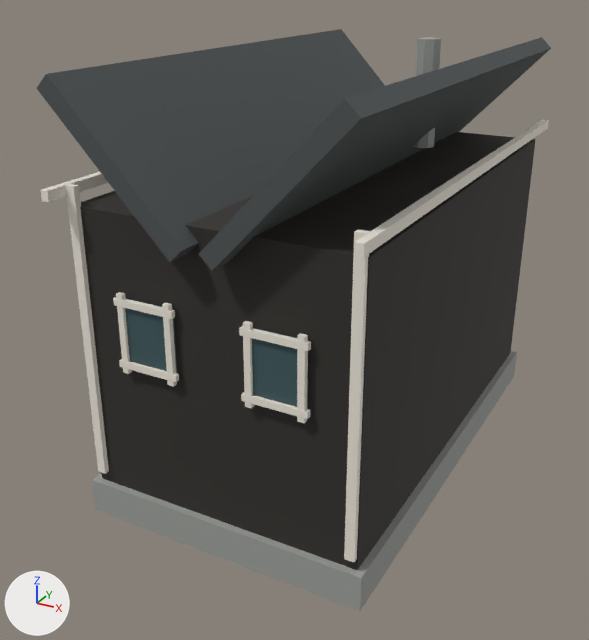
The glTF model assets/runtime/models/norway/norway-house-charcoal-white_lod0.glb as it was, and as the next commit left it.
Camera for both pictures: a 50 mm camera at (8.95, -18.68, 12.7) aimed at (-0.79, -0.96, 3.85). Lighting does not change. The marker at lower left points along +X, +Y and +Z. The older version comes first. Vertices at exactly the same position are counted once.

The first picture shows 'RF_House_Chimney', 'RF_House_Corner', 'RF_House_Corner.001', 'RF_House_Fascia', 'RF_House_Fascia.001', 'RF_House_Foundation', 'RF_House_RoofA', 'RF_House_RoofB', 'RF_House_Walls', 'RF_House_WindowRecess', 'RF_House_WindowRecess.001', 'RF_House_WindowTrim.005' and 7 more.
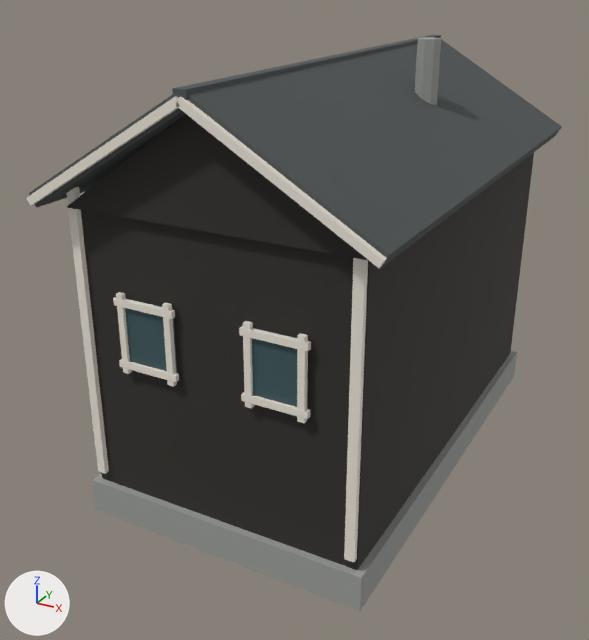
Changed parts and their boxes (x1, y1, x2, y2) in the pictures (589 x 640 px):
'RF_House_RoofB', reshaped, moved (9% wider): before (199, 37, 551, 271); after (178, 39, 562, 269)
'RF_House_RoofA', reshaped, moved: before (37, 29, 385, 262); after (29, 94, 186, 208)
'RF_House_Gables', added: after (67, 115, 367, 260)
'RF_House_VergeRightFront', added: after (176, 97, 387, 268)
'RF_House_Fascia.001', deleted: before (354, 120, 549, 257)
'RF_House_VergeLeftFront', added: after (27, 96, 179, 206)
'RF_House_RidgeCap', added: after (172, 35, 441, 100)
'RF_House_Fascia', deleted: before (41, 172, 108, 202)

Diff of the bpy script that builds the scene:
```diff
--- a/assets/runtime/models/norway/norway-house-charcoal-white_lod0.glb.py
+++ b/assets/runtime/models/norway/norway-house-charcoal-white_lod0.glb.py
@@ me_cube_099 @@
-me_cube_099.from_pydata(...)  # 8 vertices, 12 faces; spans x -1.66..1.66, y -6.57..6.57, z -1.71..1.71
-me_cube_099.vertices[0].co = (-1.66, -6.57, 1.42)  # pixel (36, 88)
-me_cube_099.vertices[1].co = (-1.36, -6.57, 1.71)  # pixel (45, 74)
-me_cube_099.vertices[2].co = (-1.66, 6.57, 1.42)
-me_cube_099.vertices[3].co = (-1.36, 6.57, 1.71)  # pixel (341, 29)
-me_cube_099.vertices[4].co = (1.36, -6.57, -1.71)  # pixel (169, 262)
-me_cube_099.vertices[5].co = (1.66, -6.57, -1.42)  # pixel (181, 250)
-me_cube_099.vertices[6].co = (1.36, 6.57, -1.71)
-me_cube_099.vertices[7].co = (1.66, 6.57, -1.42)
+me_cube_099.from_pydata(...)  # 8 vertices, 12 faces; spans x -2.1..2.1, y -6.58..6.58, z -1.33..1.33
+# me_cube_099 part 1
+me_cube_099.vertices[0].co = (-1.92, -6.58, -1.33)  # pixel (36, 207)
+me_cube_099.vertices[1].co = (-2.1, -6.58, -1.03)  # pixel (28, 193)
+me_cube_099.vertices[2].co = (-1.92, 6.58, -1.33)
+me_cube_099.vertices[3].co = (-2.1, 6.58, -1.03)
+me_cube_099.vertices[4].co = (2.1, -6.58, 1.03)
+me_cube_099.vertices[5].co = (1.92, -6.58, 1.33)
+me_cube_099.vertices[6].co = (2.1, 6.58, 1.03)
+me_cube_099.vertices[7].co = (1.92, 6.58, 1.33)
 me_cube_099.materials.append(mat_rf_roof_slate)
@@ me_cube_100 @@
-me_cube_100.from_pydata(...)  # 8 vertices, 12 faces; spans x -1.66..1.66, y -6.57..6.57, z -1.71..1.71
-me_cube_100.vertices[0].co = (-1.36, -6.57, -1.71)  # pixel (211, 271)
-me_cube_100.vertices[1].co = (-1.66, -6.57, -1.42)  # pixel (198, 254)
-me_cube_100.vertices[2].co = (-1.36, 6.57, -1.71)
-me_cube_100.vertices[3].co = (-1.66, 6.57, -1.42)
-me_cube_100.vertices[4].co = (1.66, -6.57, 1.42)  # pixel (361, 118)
-me_cube_100.vertices[5].co = (1.36, -6.57, 1.71)  # pixel (344, 98)
-me_cube_100.vertices[6].co = (1.66, 6.57, 1.42)  # pixel (551, 48)
-me_cube_100.vertices[7].co = (1.36, 6.57, 1.71)  # pixel (541, 37)
+me_cube_100.from_pydata(...)  # 8 vertices, 12 faces; spans x -2.1..2.1, y -6.58..6.58, z -1.33..1.33
+# me_cube_100 part 2
+me_cube_100.vertices[0].co = (-2.1, -6.58, 1.03)  # pixel (177, 108)
+me_cube_100.vertices[1].co = (-1.92, -6.58, 1.33)
+me_cube_100.vertices[2].co = (-2.1, 6.58, 1.03)
+me_cube_100.vertices[3].co = (-1.92, 6.58, 1.33)
+me_cube_100.vertices[4].co = (1.92, -6.58, -1.33)  # pixel (379, 269)
+me_cube_100.vertices[5].co = (2.1, -6.58, -1.03)  # pixel (389, 254)
+me_cube_100.vertices[6].co = (1.92, 6.58, -1.33)  # pixel (555, 136)
+me_cube_100.vertices[7].co = (2.1, 6.58, -1.03)  # pixel (562, 126)
 me_cube_100.materials.append(mat_rf_roof_slate)
@@ me_cube_134 @@
+me_cube_134.from_pydata([(-2.06, -0.08, 1.1), (-1.96, -0.08, 1.26), (-2.06, 0.08, 1.1), (-1.96, 0.08, 1.26), (1.96, -0.08, -1.26), (2.06, -0.08, -1.1), (1.96, 0.08, -1.26), (2.06, 0.08, -1.1)], [], [(0, 1, 3), (0, 3, 2), (2, 3, 7), (2, 7, 6), (6, 7, 5), (6, 5, 4), (4, 5, 1), (4, 1, 0), (2, 6, 4), (2, 4, 0), (7, 3, 1), (7, 1, 5)])
+me_cube_134.materials.append(mat_rf_warm_white)  # white #efe8dd
@@ me_cube_133 @@
+me_cube_133.from_pydata([(-1.96, -0.08, -1.26), (-2.06, -0.08, -1.1), (-1.96, 0.08, -1.26), (-2.06, 0.08, -1.1), (2.06, -0.08, 1.1), (1.96, -0.08, 1.26), (2.06, 0.08, 1.1), (1.96, 0.08, 1.26)], [], [(0, 1, 3), (0, 3, 2), (2, 3, 7), (2, 7, 6), (6, 7, 5), (6, 5, 4), (4, 5, 1), (4, 1, 0), (2, 6, 4), (2, 4, 0), (7, 3, 1), (7, 1, 5)])
+me_cube_133.materials.append(mat_rf_warm_white)  # white #efe8dd
@@ ob_rf_house_roofa @@
 ob_rf_house_roofa = bpy.data.objects.new('RF_House_RoofA', me_cube_099)
-ob_rf_house_roofa.location = (-1.85, 0.0, 9.0)
+ob_rf_house_roofa.location = (-2.01, 0.0, 9.26)
@@ ob_rf_house_roofb @@
 ob_rf_house_roofb = bpy.data.objects.new('RF_House_RoofB', me_cube_100)
-ob_rf_house_roofb.location = (1.85, 0.0, 9.0)
+ob_rf_house_roofb.location = (2.01, 0.0, 9.26)
@@ ob_rf_house_fascia @@
-ob_rf_house_fascia = bpy.data.objects.new('RF_House_Fascia', me_cube_103)
@@ ob_rf_house_fascia_001 @@
-ob_rf_house_fascia_001 = bpy.data.objects.new('RF_House_Fascia.001', me_cube_104)
@@ ob_rf_house_ridgecap @@
+ob_rf_house_ridgecap = bpy.data.objects.new('RF_House_RidgeCap', me_cube_137)  # a box spanning x -0.14..0.14, y -6.64..6.64, z -0.12..0.12; in mat_rf_roof_slate (dark grey #4d5252)
+ob_rf_house_ridgecap.location = (0.0, 0.0, 10.52)
@@ ob_rf_house_vergerightfront @@
+ob_rf_house_vergerightfront = bpy.data.objects.new('RF_House_VergeRightFront', me_cube_134)
+ob_rf_house_vergerightfront.location = (2.01, -6.62, 9.26)
@@ ob_rf_house_vergeleftfront @@
+ob_rf_house_vergeleftfront = bpy.data.objects.new('RF_House_VergeLeftFront', me_cube_133)
+ob_rf_house_vergeleftfront.location = (-2.01, -6.62, 9.26)
@@ ob_rf_house_gables @@
+ob_rf_house_gables = bpy.data.objects.new('RF_House_Gables', me_rf_house_gables_mesh_008)  # 12 vertices, 16 faces; spans x -3.5..3.5, y -6.16..6.16, z 7.9..10.3; in mat_rf_wall_charcoal_white (dark grey #302d29)
+ob_rf_house_gables.location = (0.0, 0.0, 0.0)
```
